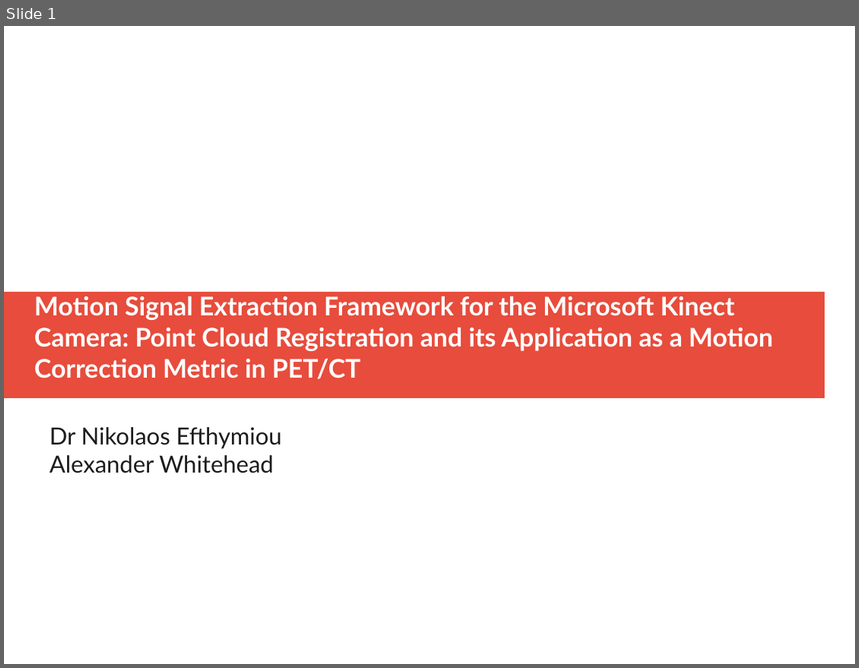
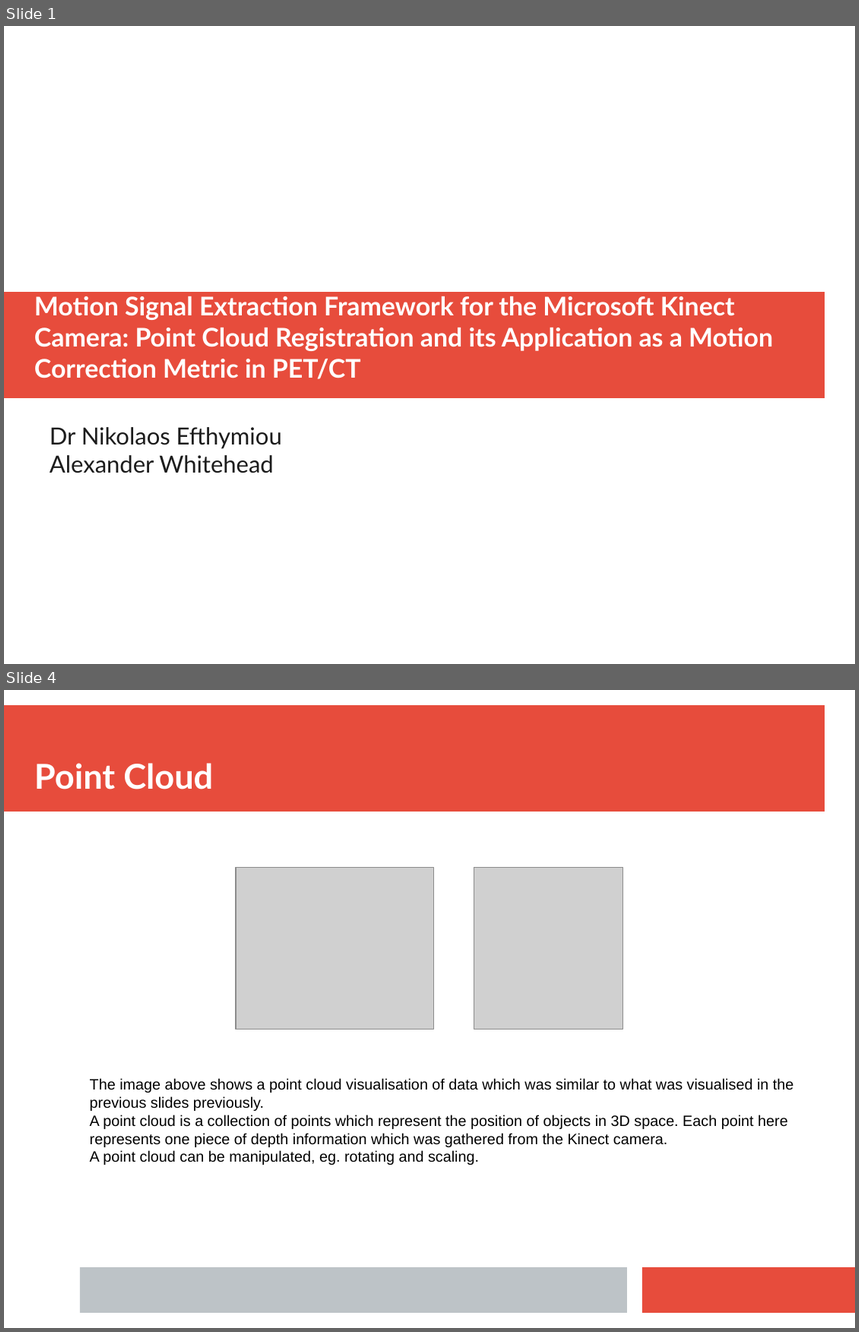
Before and after one commit to ALEXJAZZ008008/MSc-Dissertation, a slide deck: Report/Misc/Journal.pptx. Shown one above the other, each under a label of ours: slide 1 before the commit, slides 1 and 4 after it; the slides between them are not shown. The pictures are 859x668 and 859x1332 pixels, drawn with LibreOffice and Linux fonts; fonts in the diff are those of the drawing; grey boxes stand for pictures. Boxes give left, top, right and bottom in pixels: in the first picture for what was removed or moved away, otherwise in the second. Text is boxed around its words. In the diff, an @@ line names an element or a change of style, - is before the commit and + after.

```diff
--- a/Report/Misc/Journal.pptx
+++ b/Report/Misc/Journal.pptx
@@ slide 4 added at [4, 690, 855, 1328], background #FFFFFF @@
@@ rectangle added at [4, 705, 825, 812], fill #E74C3C @@
@@ text added at [34, 763, 213, 790], 32 pt, text #FFFFFF, bold @@
+Point Cloud
@@ picture added at [236, 868, 434, 1029] @@
@@ picture added at [474, 868, 623, 1029] @@
@@ text added at [90, 1078, 794, 1165], 14 pt, text #000000 @@
+The image above shows a point cloud visualisation of data which was similar to what was visualised in the previous slides previously.
+A point cloud is a collection of points which represent the position of objects in 3D space. Each point here represents one piece of depth information which was gathered from the Kinect camera.
+A point cloud can be manipulated, eg. rotating and scaling.
@@ rectangle added at [80, 1268, 627, 1313], fill #BDC3C7 @@
@@ rectangle added at [643, 1268, 855, 1313], fill #E74C3C @@
```
Also in this commit, not shown: 2 slides changed, 7 other slides added, 1 slide removed, 8 other files.
